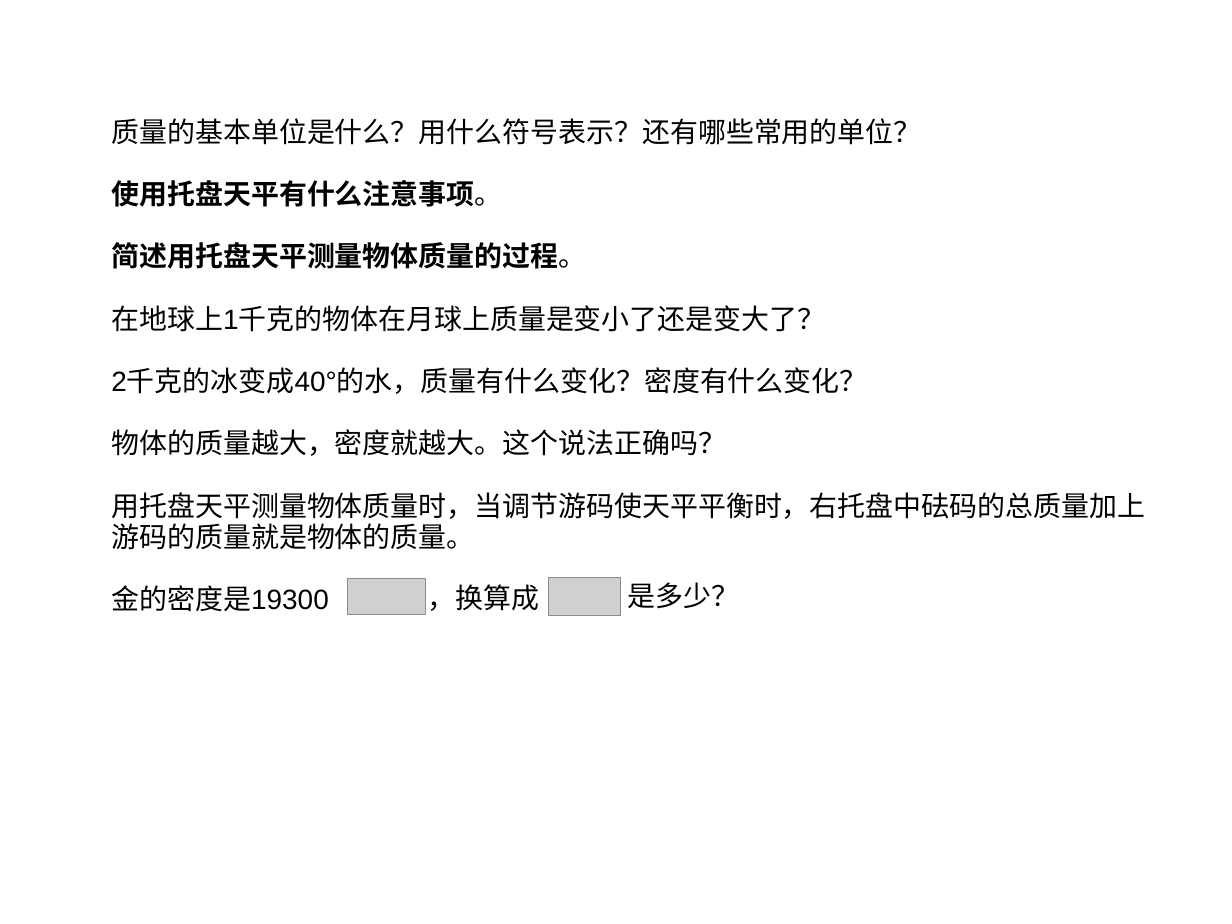
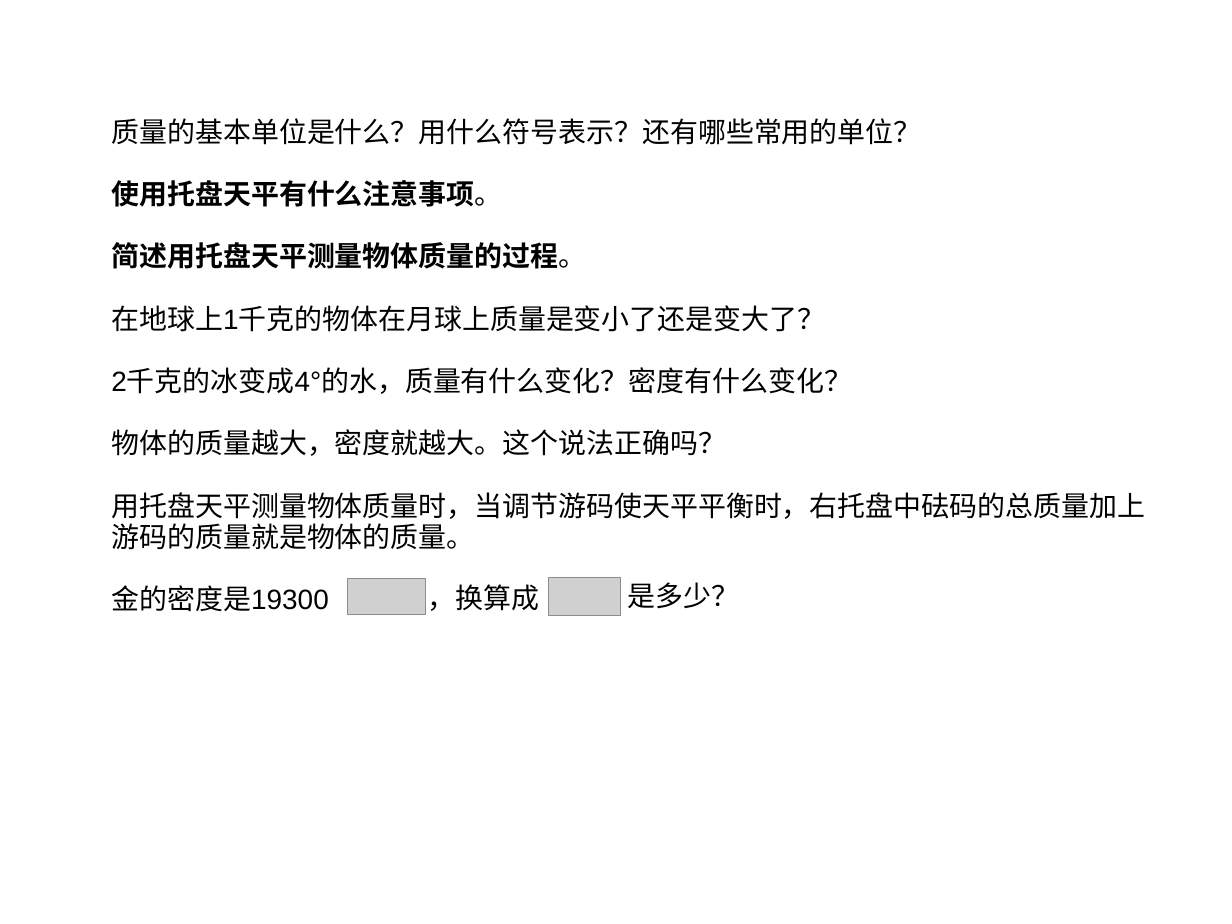
Before and after one commit to ericzhang/english-math, a slide deck: slide 7 of physics/grade-8-上/8上物理人教版-unit-6-质量与密度.ppt. Drawn at 1232x924 pixels with LibreOffice and Linux fonts; fonts in the diff are those of the drawing; grey boxes stand for pictures. Boxes give left, top, right and bottom in pixels: in the first picture for what was removed or moved away, otherwise in the second. Text is boxed around its words. In the diff, an @@ line names an element or a change of style, - is before the commit and + after.

```diff
--- a/physics/grade-8-上/8上物理人教版-unit-6-质量与密度.ppt
+++ b/physics/grade-8-上/8上物理人教版-unit-6-质量与密度.ppt
@@ text at box(111, 369, 852, 394): text changed @@
-2千克的冰变成40°的水，质量有什么变化？密度有什么变化？
+2千克的冰变成4°的水，质量有什么变化？密度有什么变化？
```
Also in this commit, not shown: 2 other files.
